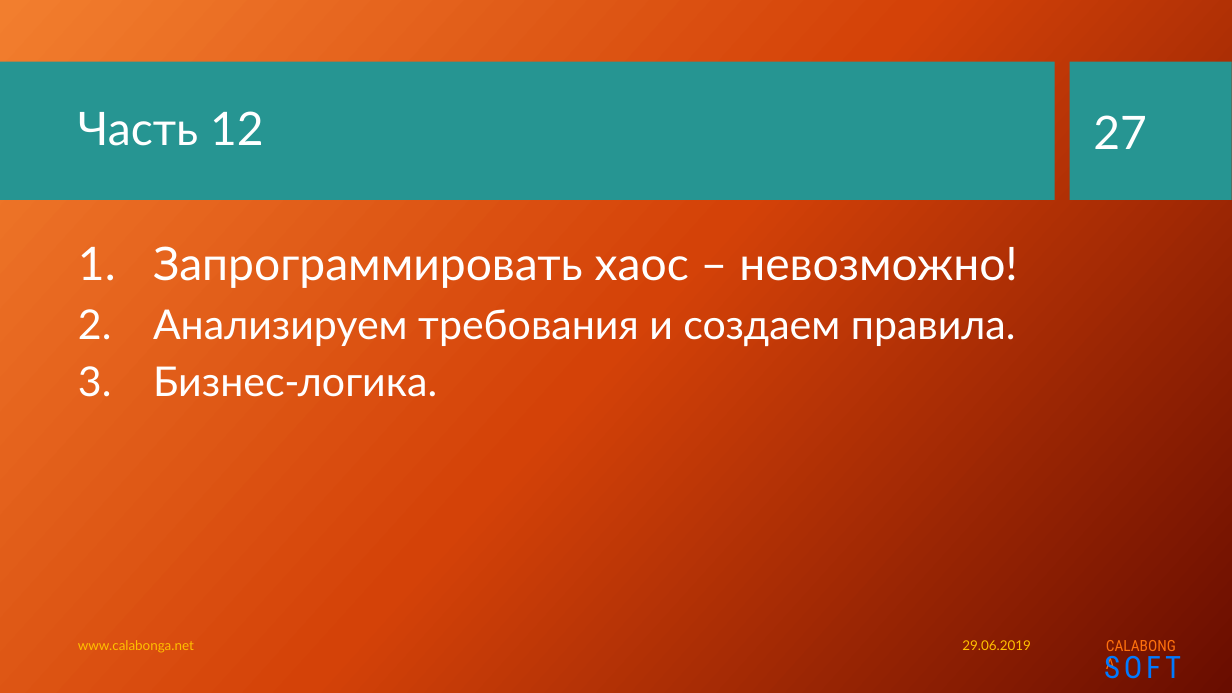
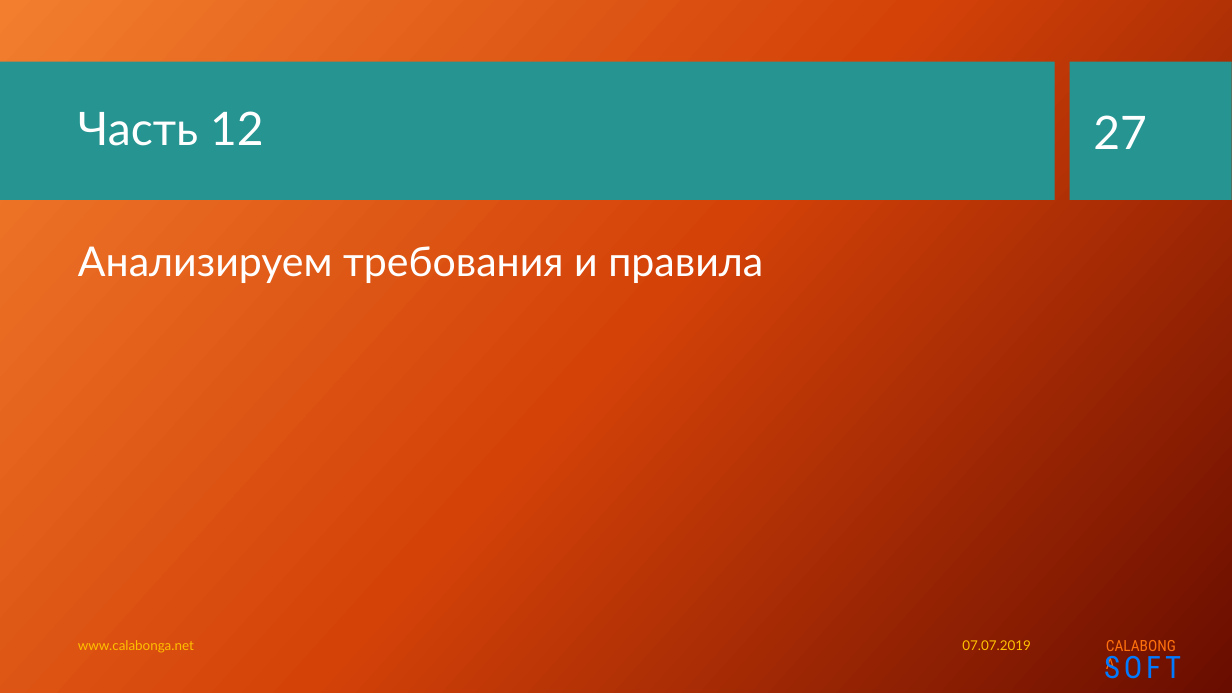
Before and after one commit to Calabonga/Calabonga.Catalog, a slide deck: slide 27 of Presentation/Calabonga.Catalog.pptx. Drawn at 1232x693 pixels with LibreOffice and Linux fonts; fonts in the diff are those of the drawing; background and template pictures are left out. Boxes give left, top, right and bottom in pixels: in the first picture for what was removed or moved away, otherwise in the second. Text is boxed around its words. In the diff, an @@ line names an element or a change of style, - is before the commit and + after.

```diff
--- a/Presentation/Calabonga.Catalog.pptx
+++ b/Presentation/Calabonga.Catalog.pptx
@@ text at bbox=[78, 246, 763, 283]: text changed @@
-1. Запрограммировать хаос – невозможно!
-2. Анализируем требования и создаем правила.
-3. Бизнес-логика.
+Анализируем требования и правила
@@ text at bbox=[962, 640, 1030, 650]: text changed @@
-29.06.2019
+07.07.2019
```
Also in this commit, not shown: 25 other slides changed, 1 other file.
